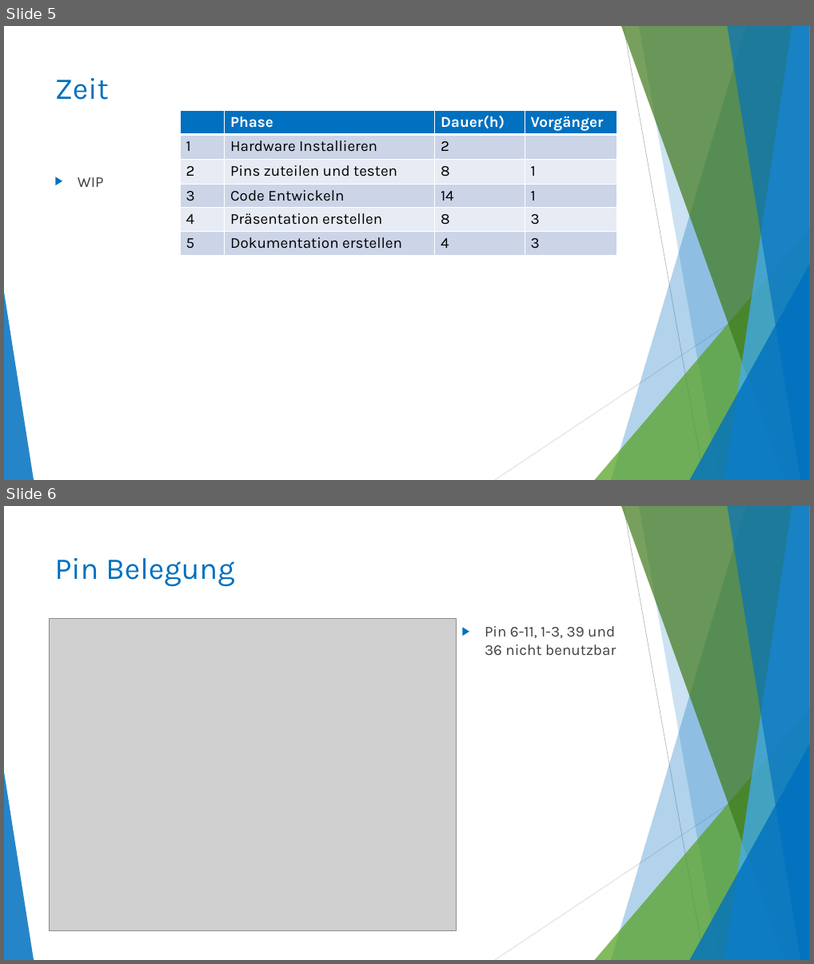
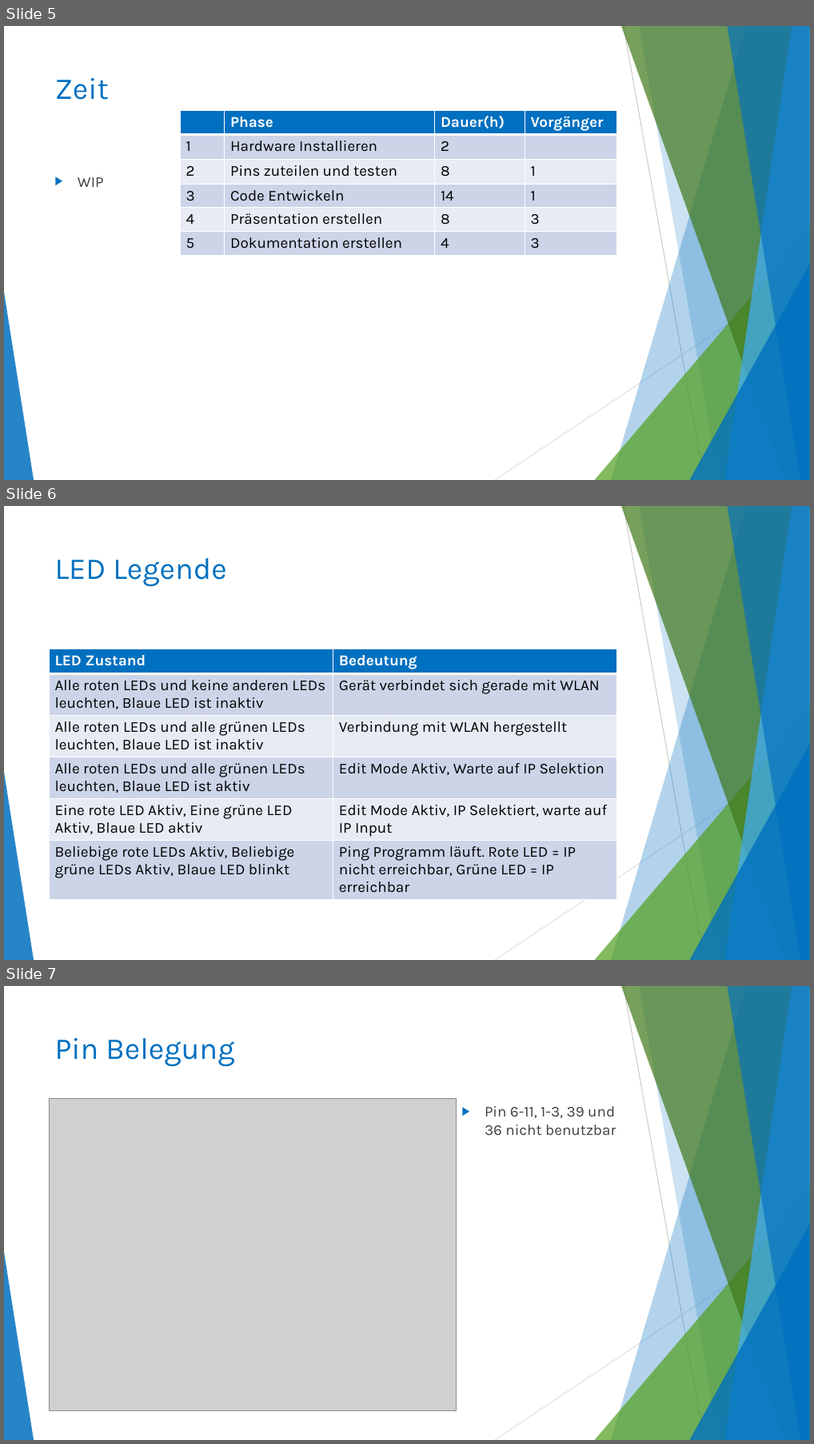
Before and after one commit to dariorthan/ESP32_NetworkFaultTester, a slide deck: CodeDoku/NetworkFaultTester_CodeOverview.pptx. Shown one above the other, each under a label of ours: slides 5 and 6 before the commit, slides 5, 6 and 7 after it. The pictures are 814x964 and 814x1444 pixels, drawn with LibreOffice and Linux fonts; fonts in the diff are those of the drawing; grey boxes stand for pictures. Boxes give left, top, right and bottom in pixels: in the first picture for what was removed or moved away, otherwise in the second. Text is boxed around its words. In the diff, an @@ line names an element or a change of style, - is before the commit and + after.

```diff
--- a/CodeDoku/NetworkFaultTester_CodeOverview.pptx
+++ b/CodeDoku/NetworkFaultTester_CodeOverview.pptx
@@ slide 6 added at [4, 506, 810, 960], background #FFFFFF; not listed: 10 template elements that a slide beside it also shows @@
@@ title added at [55, 558, 226, 587], 36 pt, text #0070C0 @@
+LED Legende
@@ table added at [49, 648, 618, 904], 6 rows, 2 columns @@
+LED Zustand | Bedeutung
+Alle roten LEDs und keine anderen LEDs leuchten, Blaue LED ist inaktiv | Gerät verbindet sich gerade mit WLAN
+Alle roten LEDs und alle grünen LEDs leuchten, Blaue LED ist inaktiv | Verbindung mit WLAN hergestellt
+Alle roten LEDs und alle grünen LEDs leuchten, Blaue LED ist aktiv | Edit Mode Aktiv, Warte auf IP Selektion
+Eine rote LED Aktiv, Eine grüne LED Aktiv, Blaue LED aktiv | Edit Mode Aktiv, IP Selektiert, warte auf IP Input
+Beliebige rote LEDs Aktiv, Beliebige grüne LEDs Aktiv, Blaue LED blinkt | Ping Programm läuft. Rote LED = IP nicht erreichbar, Grüne LED = IP erreichbar
@@ what was slide 6 is now slide 7 @@
```
